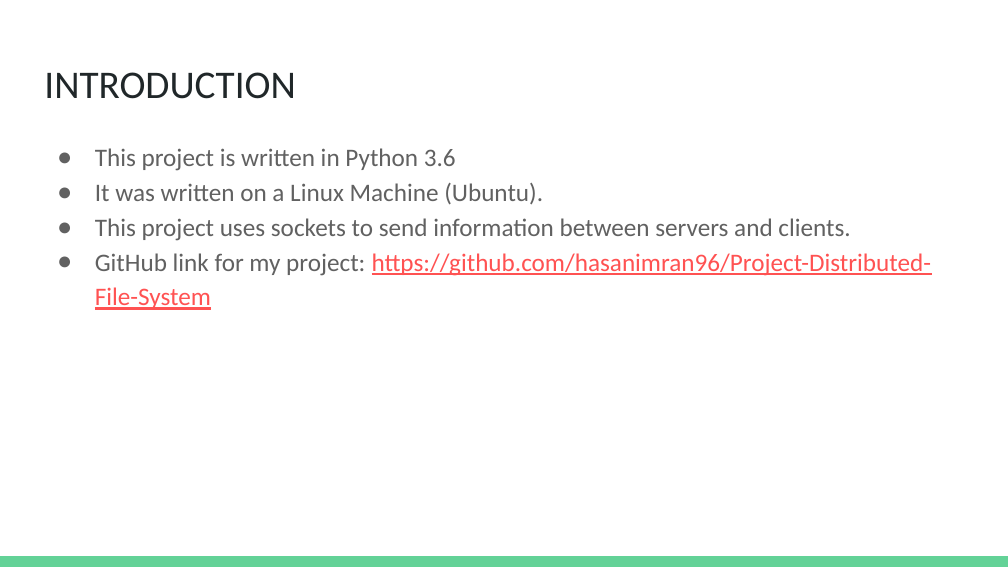
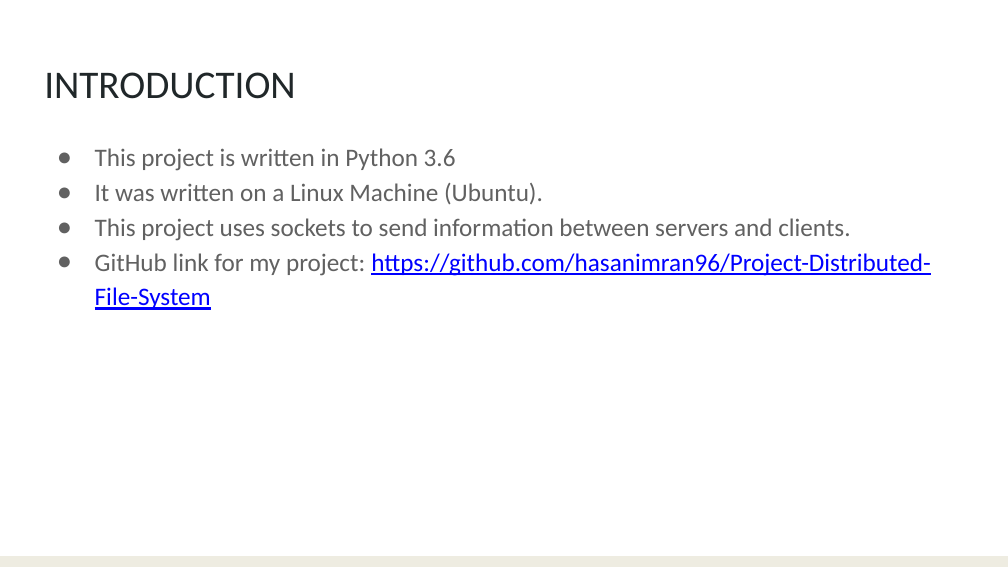
Before and after one commit to hasanimran96/Project-Distributed-File-System, a slide deck: slide 2 of DOS PROJECT PRESENTATION.pptx. Drawn at 1008x567 pixels with LibreOffice and Linux fonts; fonts in the diff are those of the drawing. Boxes give left, top, right and bottom in pixels: in the first picture for what was removed or moved away, otherwise in the second. Text is boxed around its words. In the diff, an @@ line names an element or a change of style, - is before the commit and + after.

Commit message:
added project presentation

```diff
--- a/DOS PROJECT PRESENTATION.pptx
+++ b/DOS PROJECT PRESENTATION.pptx
@@ text "This project is written in ..." at (95,148,930,310): text colour #FF5252 to #0000FF in "https://github.com/hasanimran96/Project-Distributed-File-Sys ..."; indent changed @@
@@ rectangle at (0,556,1008,567): fill #63D297 to #EEECE1 @@
```
Also in this commit, not shown: 5 other slides changed.
